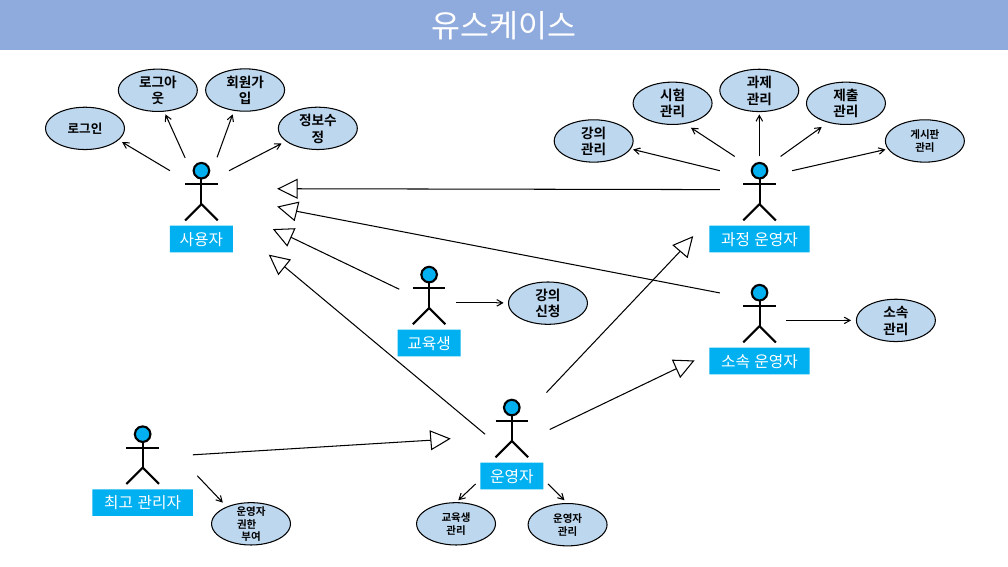
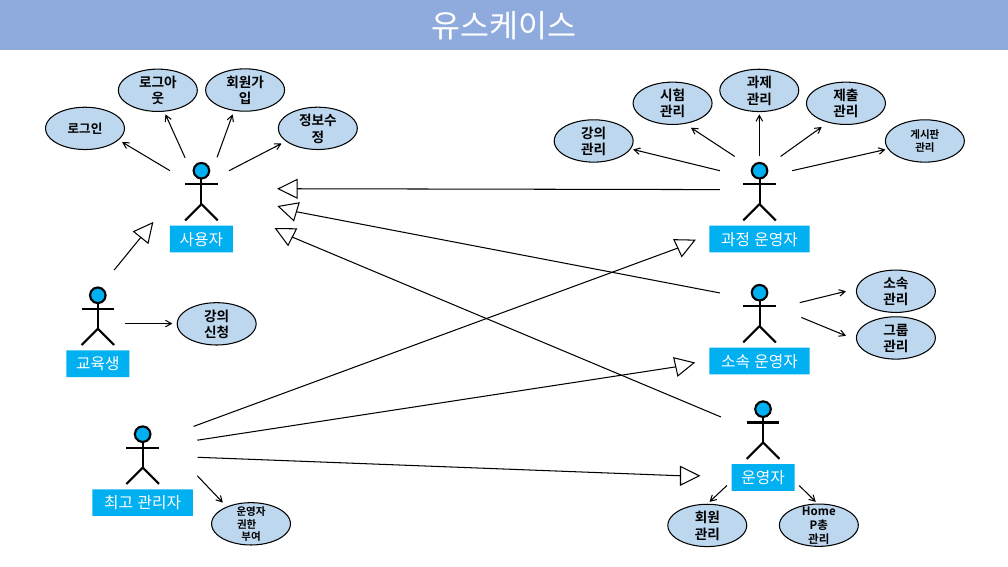
Before and after one commit to EODOHA/Youth_Project, a slide deck: slide 37 of 2조 프로젝트.pptx. Drawn at 1008x567 pixels with LibreOffice and Linux fonts; fonts in the diff are those of the drawing. Boxes give left, top, right and bottom in pixels: in the first picture for what was removed or moved away, otherwise in the second. Text is boxed around its words. In the diff, an @@ line names an element or a change of style, - is before the commit and + after.

```diff
--- a/2조 프로젝트.pptx
+++ b/2조 프로젝트.pptx
@@ triangle at [276, 197, 299, 221]: rotation 283 to 286 degrees @@
@@ line moved from (291, 237) - (399, 290) to (141, 237) - (114, 270) @@
@@ triangle at [134, 217, 160, 244]: rotation 294 to 39 degrees @@
@@ triangle at [271, 221, 297, 246]: rotation 308 to 297 degrees @@
@@ line moved from (485, 434) - (284, 267) to (721, 417) - (293, 237) @@
@@ triangle at [674, 232, 700, 257]: rotation 40 to 64 degrees @@
@@ line moved from (681, 251) - (547, 392) to (678, 248) - (194, 426) @@
@@ arrow moved from (786, 321) - (851, 321) to (800, 302) - (846, 291) @@
@@ ellipse "소속 관리": place and size @@
-ellipse "소속 관리" at [857, 299, 935, 342]
+ellipse "소속 관리" at [857, 270, 935, 312]
@@ 4 lines, 2 ellipses, 1 rectangle, 1 arrow: place and size @@
-4 lines, 2 ellipses, 1 rectangle, 1 arrow at [398, 267, 588, 356]
+4 lines, 2 ellipses, 1 rectangle, 1 arrow at [67, 287, 256, 377]
@@ arrow added from (802, 318) to (846, 336), #000000 1 pt @@
@@ ellipse added at [857, 317, 935, 359], fill #BDD7EE, outline #000000 1 pt, 13 pt, text #000000, bold @@
+그룹 관리
@@ triangle at [674, 354, 697, 376]: rotation 65 to 77 degrees @@
@@ line moved from (677, 369) - (550, 430) to (676, 367) - (197, 440) @@
@@ line moved from (431, 440) - (193, 455) to (681, 476) - (197, 457) @@
@@ triangle at [681, 467, 699, 485]: rotation 85 to 90 degrees @@
@@ ellipse removed at [529, 504, 607, 546] @@
-운영자 관리
@@ 4 lines, 2 arrows, 2 ellipses, 1 rectangle: place and size @@
-4 lines, 2 arrows, 2 ellipses, 1 rectangle at [417, 400, 565, 545]
+4 lines, 2 arrows, 2 ellipses, 1 rectangle at [668, 402, 816, 547]
@@ ellipse added at [780, 504, 858, 547], fill #BDD7EE, outline #000000 1 pt, 11 pt, text #000000, bold @@
+HomeP총 관리
@@ text in ellipse at [695, 510, 720, 541]: text changed; size 10 to 13 pt @@
-교육생 관리
+회원
+관리
```
